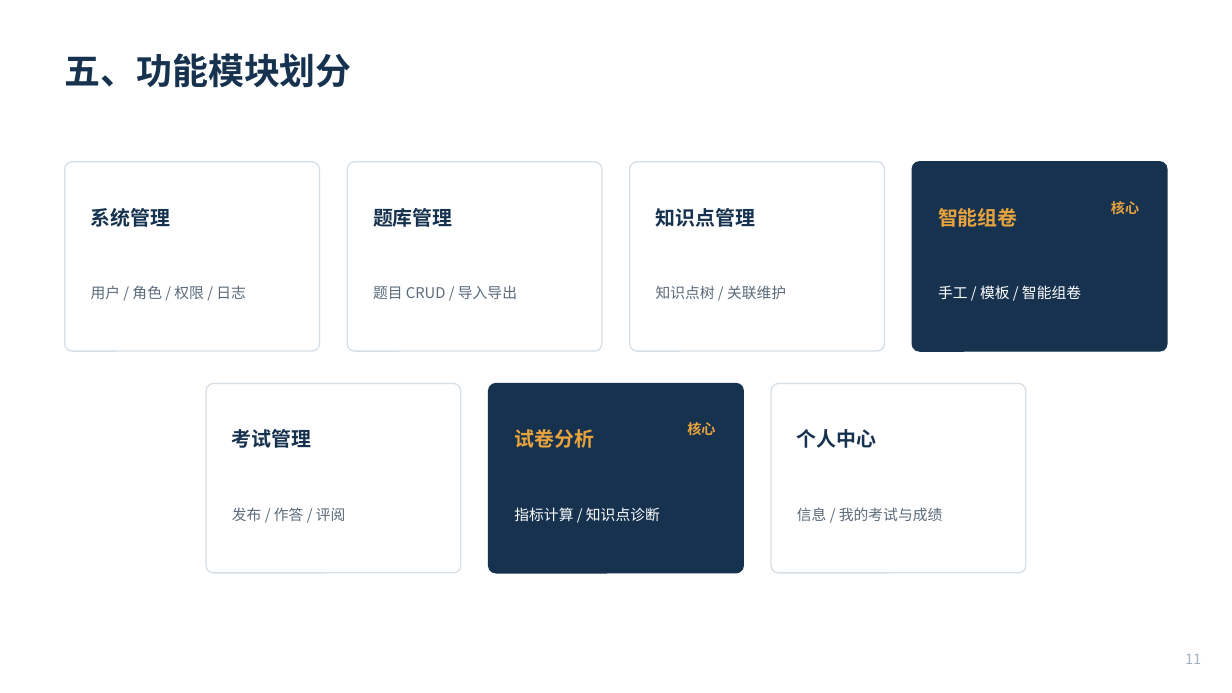
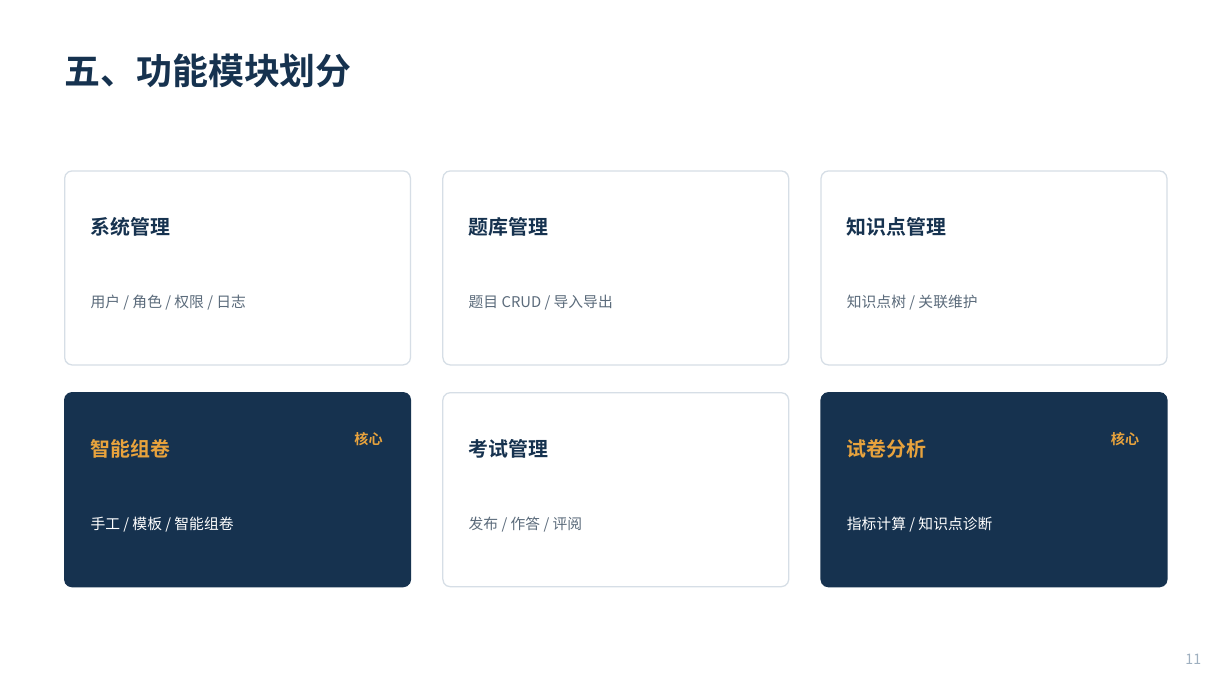
Before and after one commit to esneighbour9/Intelligent-Test-Paper-Generation-and-Analysis, a slide deck: slide 11 of docs/08-答辩/开题答辩.pptx. Drawn at 1232x693 pixels with LibreOffice and Linux fonts; fonts in the diff are those of the drawing. Boxes give left, top, right and bottom in pixels: in the first picture for what was removed or moved away, otherwise in the second. Text is boxed around its words. In the diff, an @@ line names an element or a change of style, - is before the commit and + after.

Commit message:
docs(答辩): 模块精简为 6 个，讲稿压缩至约 6 分半
- 模块统一为 6 个（个人中心并入系统管理）：开题报告 / 答辩 PPT / 讲稿 / 整体规划
- 开题答辩讲稿压缩至约 6 分 37 秒，配合问答共 10 分钟
- 答辩 PPT 功能模块页改为 6 个（3×2 布局）

```diff
--- a/docs/08-答辩/开题答辩.pptx
+++ b/docs/08-答辩/开题答辩.pptx
@@ rounded rectangle: place and size @@
-rounded rectangle at box(65, 162, 320, 351)
+rounded rectangle at box(65, 171, 410, 365)
@@ rounded rectangle at box(65, 171, 410, 365): proportions changed @@
@@ rounded rectangle at box(443, 171, 788, 365): proportions changed @@
@@ rounded rectangle: place and size @@
-rounded rectangle at box(348, 162, 603, 351)
+rounded rectangle at box(443, 171, 788, 365)
@@ rounded rectangle removed at box(630, 162, 885, 351) @@
@@ rounded rectangle at box(822, 171, 1167, 365): fill #16324F to #FFFFFF; outline #16324F 1 pt to #D6DEE6 1 pt; proportions changed @@
@@ rounded rectangle: place and size @@
-rounded rectangle at box(912, 162, 1167, 351)
+rounded rectangle at box(822, 171, 1167, 365)
@@ text "系统管理": place and size @@
-text "系统管理" at box(91, 208, 171, 227)
+text "系统管理" at box(91, 217, 171, 236)
@@ text "题库管理": place and size @@
-text "题库管理" at box(373, 208, 453, 227)
+text "题库管理" at box(469, 217, 549, 236)
@@ text "知识点管理": place and size @@
-text "知识点管理" at box(656, 208, 755, 227)
+text "知识点管理" at box(847, 217, 946, 236)
@@ text "用户 / 角色 / 权限 ...": place and size @@
-text "用户 / 角色 / 权限 ..." at box(91, 285, 246, 299)
+text "用户 / 角色 / 权限 ..." at box(91, 294, 246, 308)
@@ text "题目 CRUD / 导入导出": place and size @@
-text "题目 CRUD / 导入导出" at box(373, 285, 517, 299)
+text "题目 CRUD / 导入导出" at box(469, 294, 613, 308)
@@ text "知识点树 / 关联维护": place and size @@
-text "知识点树 / 关联维护" at box(656, 285, 786, 299)
+text "知识点树 / 关联维护" at box(847, 294, 977, 308)
@@ rounded rectangle at box(65, 393, 410, 587): fill #FFFFFF to #16324F; outline #D6DEE6 1 pt to #16324F 1 pt; proportions changed @@
@@ rounded rectangle: place and size @@
-rounded rectangle at box(206, 384, 461, 573)
+rounded rectangle at box(65, 393, 410, 587)
@@ rounded rectangle: place and size @@
-rounded rectangle at box(489, 384, 744, 573)
+rounded rectangle at box(443, 393, 788, 587)
@@ rounded rectangle at box(443, 393, 788, 587): fill #16324F to #FFFFFF; outline #16324F 1 pt to #D6DEE6 1 pt; proportions changed @@
@@ rounded rectangle: place and size @@
-rounded rectangle at box(772, 384, 1027, 573)
+rounded rectangle at box(822, 393, 1167, 587)
@@ rounded rectangle at box(822, 393, 1167, 587): fill #FFFFFF to #16324F; outline #D6DEE6 1 pt to #16324F 1 pt; proportions changed @@
@@ text "智能组卷": place and size @@
-text "智能组卷" at box(938, 208, 1018, 227)
+text "智能组卷" at box(91, 439, 171, 458)
@@ text "核心": place and size @@
-text "核心" at box(1111, 201, 1139, 215)
+text "核心" at box(354, 432, 382, 446)
@@ text "考试管理": place and size @@
-text "考试管理" at box(232, 429, 312, 448)
+text "考试管理" at box(469, 439, 549, 458)
@@ text removed at box(797, 429, 877, 448) @@
-个人中心
@@ text "试卷分析": place and size @@
-text "试卷分析" at box(514, 429, 594, 448)
+text "试卷分析" at box(847, 439, 927, 458)
@@ text "核心": place and size @@
-text "核心" at box(687, 422, 715, 436)
+text "核心" at box(1111, 432, 1139, 446)
@@ text "手工 / 模板 / 智能组卷": place and size @@
-text "手工 / 模板 / 智能组卷" at box(938, 285, 1081, 299)
+text "手工 / 模板 / 智能组卷" at box(91, 516, 233, 530)
@@ text "发布 / 作答 / 评阅": place and size @@
-text "发布 / 作答 / 评阅" at box(232, 507, 346, 521)
+text "发布 / 作答 / 评阅" at box(469, 516, 583, 530)
@@ text removed at box(797, 507, 942, 521) @@
-信息 / 我的考试与成绩
@@ text "指标计算 / 知识点诊断": place and size @@
-text "指标计算 / 知识点诊断" at box(514, 507, 660, 522)
+text "指标计算 / 知识点诊断" at box(847, 516, 992, 531)
```
Also in this commit, not shown: 3 other files.
